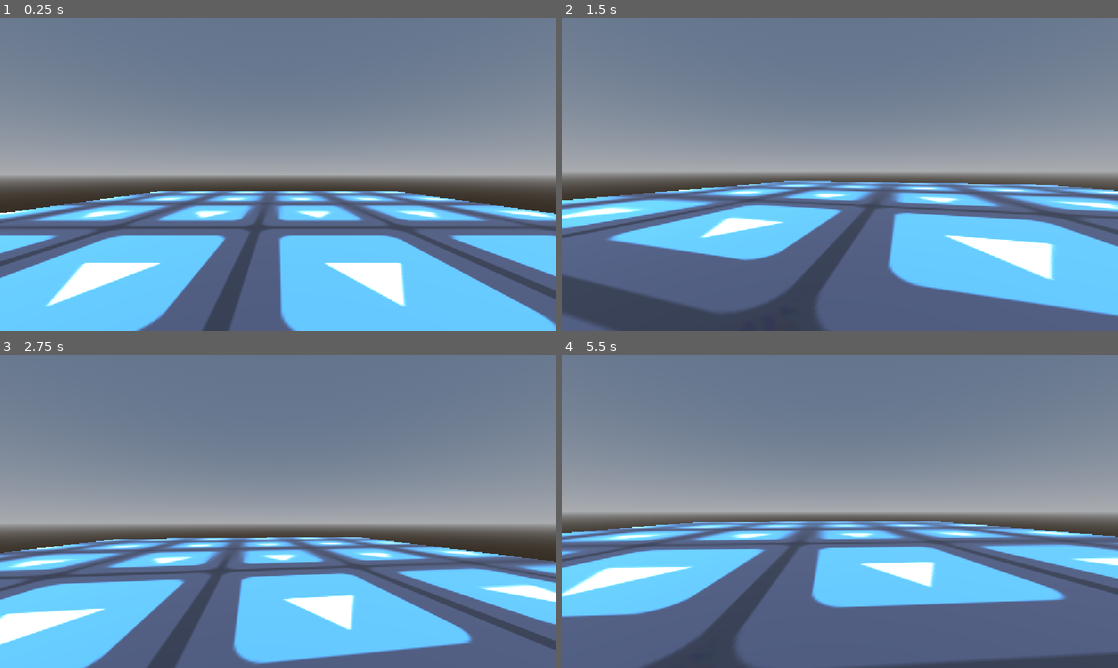
Above: before the commit, frames 1-4 (two rows, left to right).
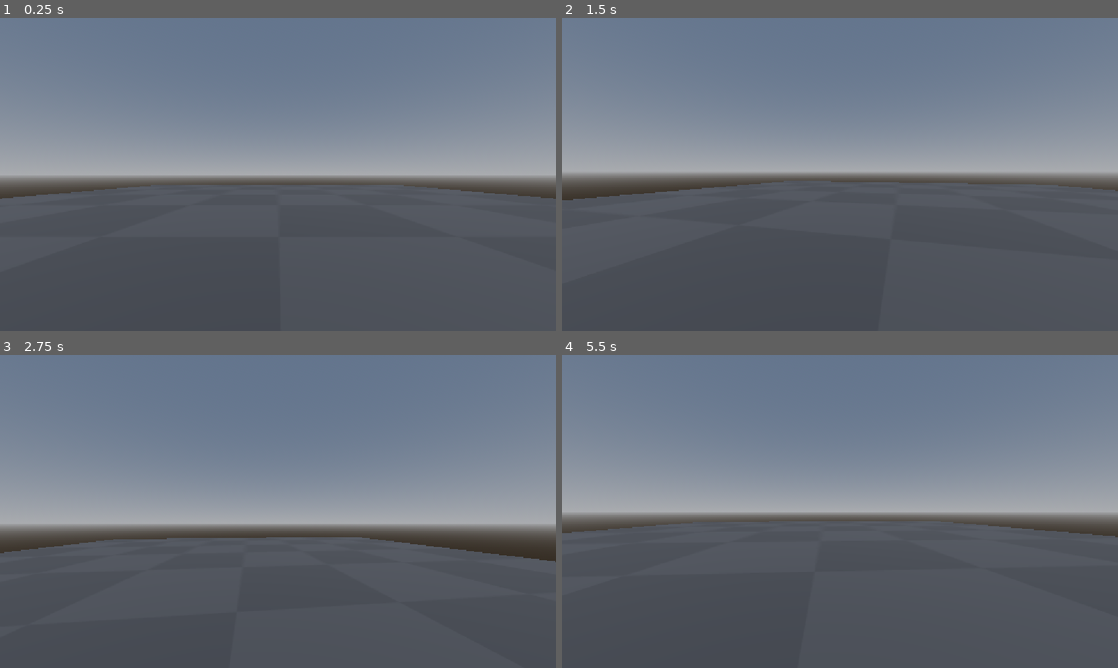
Above: after the commit, the same moments.

Repository: mohammedAmrr/Godot-Videogame
Game: Godot game, scene res://scenes/world.tscn
The game is run twice, just before and just after one commit, with the same random seed, the same clock (stepped at 60 frames per second) and the same inputs. The project has no main scene, so this scene is started directly. The engine's default icon, where the game draws it, is replaced by a stand-in: a white triangle on a blue panel in a dark square.
Inputs (mouse positions are in pixels of both pictures, inside the frame that each line leads up to):
- Up to frame 1 (0.25 s): no input
- Up to frame 2 (1.5 s): move the mouse to (867, 174) at 0.52 s; tap A (a) at 0.6 s; tap D (d) at 0.8, 1.35 s; tap Enter at 1.25 s; move the mouse to (812, 174) at 1.27 s
- Up to frame 3 (2.75 s): tap S (s) at 1.55, 2.1 s; tap Space (space) at 2 s; move the mouse to (289, 505) at 2.02 s; tap W (w) at 2.3 s
- Up to frame 4 (5.5 s): move the mouse to (834, 517) at 2.77 s; tap W (w) at 2.85, 5.3 s; tap A (a) at 3.05, 3.6 s; tap Enter at 3.5 s; move the mouse to (878, 514) at 3.52 s; tap D (d) at 3.8, 4.35 s; tap Space (space) at 4.25 s; move the mouse to (795, 508) at 4.27 s; tap S (s) at 4.55, 5.1 s; move the mouse to (845, 511) at 5.02 s

The runs differ from the first frame. In frame 1, 42% of the frame differs, in the area x 0-100%, y 53-100%; in frame 2, 39%; in frame 3, 36%; in frame 4, 40%.

Commit message:
some shit

Diff:
--- a/project.godot
+++ b/project.godot
@@ -23,6 +23,7 @@
 [file_customization]
 
 folder_colors={
+"res://3D models/": "pink",
 "res://scenes/": "red",
 "res://scripts/": "green"
 }
--- a/scenes/world.tscn
+++ b/scenes/world.tscn
@@ -1,7 +1,8 @@
 [gd_scene format=3 uid="uid://dp01co8oc36j2"]
 
-[ext_resource type="Texture2D" uid="uid://w8n285rm4urw" path="res://icon.svg" id="1_rwgxs"]
+[ext_resource type="Texture2D" uid="uid://dd67e67xb127n" path="res://temp_textures/texture_08b.png" id="1_4wyf3"]
 [ext_resource type="PackedScene" uid="uid://crsyqc2ot5xbi" path="res://scenes/player.tscn" id="2_4wyf3"]
+[ext_resource type="PackedScene" uid="uid://duiwmsxrbtsxl" path="res://3D models/keys/old_gold_key.glb" id="3_k0juu"]
 
 [sub_resource type="ProceduralSkyMaterial" id="ProceduralSkyMaterial_rwgxs"]
 sky_horizon_color = Color(0.66224277, 0.6717428, 0.6867428, 1)
@@ -14,16 +15,27 @@
 background_mode = 2
 sky = SubResource("Sky_4wyf3")
 
-[sub_resource type="StandardMaterial3D" id="StandardMaterial3D_k0juu"]
-albedo_texture = ExtResource("1_rwgxs")
-uv1_scale = Vector3(15.725, 15.725, 15.725)
+[sub_resource type="StandardMaterial3D" id="StandardMaterial3D_71j4m"]
+albedo_texture = ExtResource("1_4wyf3")
+uv1_scale = Vector3(6.01, 6.01, 6.01)
 
 [sub_resource type="BoxMesh" id="BoxMesh_goxrl"]
 
 [sub_resource type="ConvexPolygonShape3D" id="ConvexPolygonShape3D_71j4m"]
 points = PackedVector3Array(-0.5, -0.5, -0.5, 0.5, 0.5, 0.5, 0.5, -0.5, 0.5, 0.5, 0.5, -0.5, -0.5, 0.5, 0.5, 0.5, -0.5, -0.5, -0.5, -0.5, 0.5, -0.5, 0.5, -0.5)
 
+[sub_resource type="StandardMaterial3D" id="StandardMaterial3D_qfnet"]
+albedo_texture = ExtResource("1_4wyf3")
+
+[sub_resource type="BoxMesh" id="BoxMesh_rl2g8"]
+
+[sub_resource type="ConvexPolygonShape3D" id="ConvexPolygonShape3D_4wyf3"]
+points = PackedVector3Array(-0.5, -0.5, -0.5, 0.5, 0.5, 0.5, 0.5, -0.5, 0.5, 0.5, 0.5, -0.5, -0.5, 0.5, 0.5, 0.5, -0.5, -0.5, -0.5, -0.5, 0.5, -0.5, 0.5, -0.5)
+
 [node name="world" type="Node3D" unique_id=1731986323]
+
+[node name="player" parent="." unique_id=939128792 instance=ExtResource("2_4wyf3")]
+transform = Transform3D(1, 0, 0, 0, 1, 0, 0, 0, 1, 0, 1.826129, 0)
 
 [node name="WorldEnvironment" type="WorldEnvironment" parent="." unique_id=1941244529]
 environment = SubResource("Environment_k0juu")
@@ -32,15 +44,32 @@
 transform = Transform3D(-0.8660254, -0.43301278, 0.25, 0, 0.49999997, 0.86602545, -0.50000006, 0.75, -0.43301266, 0, 0, 0)
 shadow_enabled = true
 
-[node name="MeshInstance3D" type="MeshInstance3D" parent="." unique_id=1373901798]
-transform = Transform3D(41.48247, 0, 0, 0, 1, 0, 0, 0, 73.17127, 0, 0, 0)
-material_override = SubResource("StandardMaterial3D_k0juu")
+[node name="floor" type="MeshInstance3D" parent="." unique_id=1373901798]
+transform = Transform3D(41.48247, 0, 0, 0, 1, 0, 0, 0, 73.17127, 0.009078503, -2.3841858e-07, -0.012797356)
+material_override = SubResource("StandardMaterial3D_71j4m")
 mesh = SubResource("BoxMesh_goxrl")
 
-[node name="StaticBody3D" type="StaticBody3D" parent="MeshInstance3D" unique_id=2037804930]
+[node name="StaticBody3D" type="StaticBody3D" parent="floor" unique_id=2037804930]
 
-[node name="CollisionShape3D" type="CollisionShape3D" parent="MeshInstance3D/StaticBody3D" unique_id=283931406]
+[node name="CollisionShape3D" type="CollisionShape3D" parent="floor/StaticBody3D" unique_id=283931406]
 shape = SubResource("ConvexPolygonShape3D_71j4m")
 
-[node name="player" parent="." unique_id=939128792 instance=ExtResource("2_4wyf3")]
-transform = Transform3D(1, 0, 0, 0, 1, 0, 0, 0, 1, 0, 3.1926394, 0)
+[node name="cube" type="MeshInstance3D" parent="." unique_id=1820157968]
+transform = Transform3D(0.965, 0, 0, 0, 0.965, 0, 0, 0, 0.965, 3.445386, 1.0219464, 0)
+material_override = SubResource("StandardMaterial3D_qfnet")
+mesh = SubResource("BoxMesh_rl2g8")
+
+[node name="StaticBody3D" type="StaticBody3D" parent="cube" unique_id=1874037410]
+
+[node name="CollisionShape3D" type="CollisionShape3D" parent="cube/StaticBody3D" unique_id=592005143]
+shape = SubResource("ConvexPolygonShape3D_4wyf3")
+
+[node name="key" type="Node3D" parent="." unique_id=54748422]
+transform = Transform3D(1, 0, 0, 0, 1, 0, 0, 0, 1, 3.471, 1.5451651, 0)
+
+[node name="Sketchfab_Scene" parent="key" unique_id=2057292805 instance=ExtResource("3_k0juu")]
+transform = Transform3D(0.17499478, -0.00081690477, 0.0010767493, -0.0010750565, 0.00036463456, 0.17499632, -0.00081913173, -0.17499772, 0.00035960533, 0, 0, 0)
+
+[node name="OmniLight3D" type="OmniLight3D" parent="key" unique_id=218834778]
+light_color = Color(0.8119461, 0.7613367, 1.540184e-06, 1)
+omni_range = 2.2219164
Binary file added: 3D models/keys/old_gold_key.glb
Not shown, added: 3D models/keys/old_gold_key.glb.import
Binary file added: 3D models/keys/old_gold_key_0.jpg
Not shown, added: 3D models/keys/old_gold_key_0.jpg.import
Binary file added: 3D models/keys/old_gold_key_1.png
Not shown, added: 3D models/keys/old_gold_key_1.png.import
Binary file added: 3D models/keys/old_gold_key_2.png
Not shown, added: 3D models/keys/old_gold_key_2.png.import
Binary file added: temp_textures/texture_08b.png
Not shown, added: temp_textures/texture_08b.png.import
